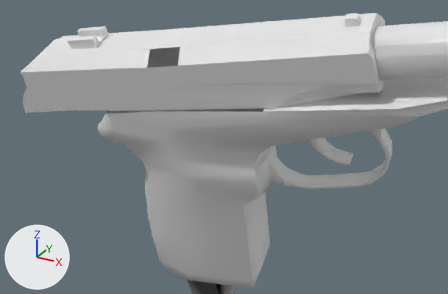
Before and after pictures for a commit that changed the OBJ model Vertex_Animation_Compiler/Assets/Makarov_Pistol_Reload179.obj.
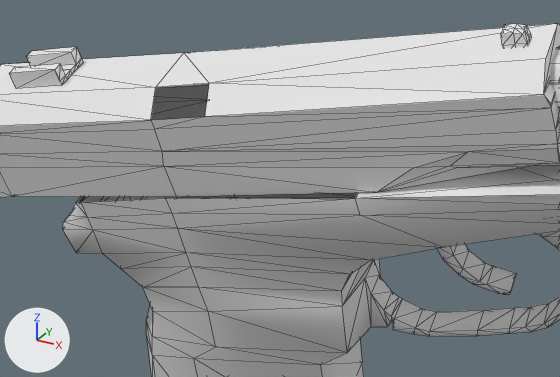
Each version appears first from a camera (50 mm lens) standing at (0.4644, -0.3078, 0.0095) and looking at (0.367, -0.1306, -0.0791), and next in a close-up on the part from 14% to 84% of the width and 0% to 72% of the height. Lighting does not change. The marker at lower left points along +X, +Y and +Z. The close-ups show mesh edges as thin lines. Where no turn or scale is listed for an object, it has been applied to the vertices.

Names of what the first close-up shows: 'Rest_of_the_gun_Sphere', 'Top_Slider_Sphere.001'.
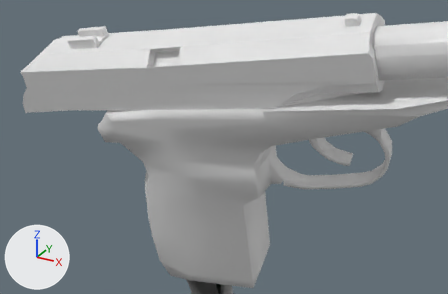
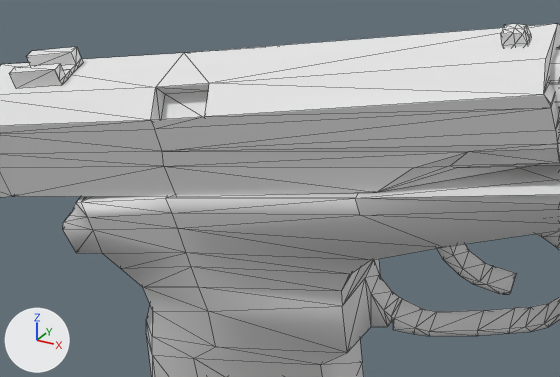
Changed parts and their boxes [x1, y1, x2, y2] in the close-ups (560 x 377 px):
part 1 of me_rest_of_the_gun_sphere, added
    after: [76, 193, 358, 203]
part 2 of me_top_slider_sphere_001, added
    after: [151, 83, 209, 120]

Edits to the bpy script that builds the scene:
```text
Change me_rest_of_the_gun_sphere:
    where me_rest_of_the_gun_sphere.from_pydata(...)  # 272 vertices, 519 faces; spans x 0.3119..0.4588, y -0.1389..-0.0831, z -0.1593..-0.0261
    used by ob_rest_of_the_gun_sphere; location = (0.0, 0.0, 0.0)
    verts and faces of me_rest_of_the_gun_sphere; kept vertices keep their numbers, new ones are numbered from 272
    before: 164 (0.3793, -0.1091, -0.0549), 166 (0.321, -0.1389, -0.0723) at pixel (75, 202), 175 (0.3223, -0.1388, -0.072) at pixel (81, 202), 178 (0.3828, -0.133, -0.0621) at pixel (355, 198), 179 (0.3427, -0.137, -0.0679) at pixel (165, 198)
    before: 180 (0.3188, -0.1149, -0.0647), 181 (0.3393, -0.1131, -0.0606), 183 (0.3175, -0.115, -0.065)
    me_rest_of_the_gun_sphere part 1
    add faces += [(164, 181, 179), (175, 179, 181), (166, 175, 183), (164, 179, 178), (175, 181, 180), (175, 180, 183)]
Change me_top_slider_sphere_001:
    used by ob_top_slider_sphere_001; location = (0.0, 0.0, 0.0)
    remove me_top_slider_sphere_001.from_pydata(...)  # 127 vertices, 227 faces; spans x 0.2792..0.4187, y -0.1468..-0.1086, z -0.0778..-0.029
    add me_top_slider_sphere_001.from_pydata(...)  # 131 vertices, 237 faces; spans x 0.2792..0.4187, y -0.1468..-0.1086, z -0.0778..-0.029
    me_top_slider_sphere_001 part 2
    4 vertices are added at (0.3547, -0.1371, -0.0507), (0.3432, -0.1384, -0.0527), (0.3535, -0.1334, -0.0453), (0.342, -0.1346, -0.0473)
    10 new faces join them
```
